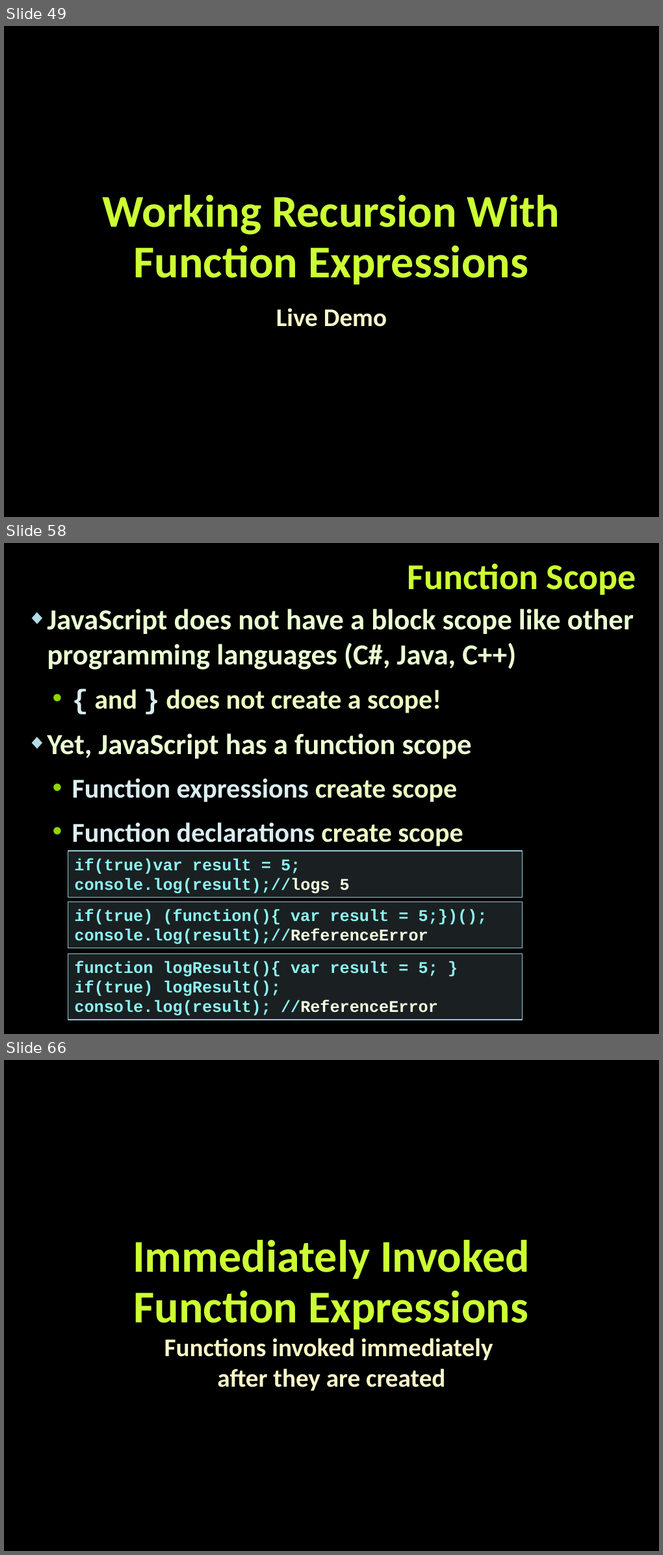
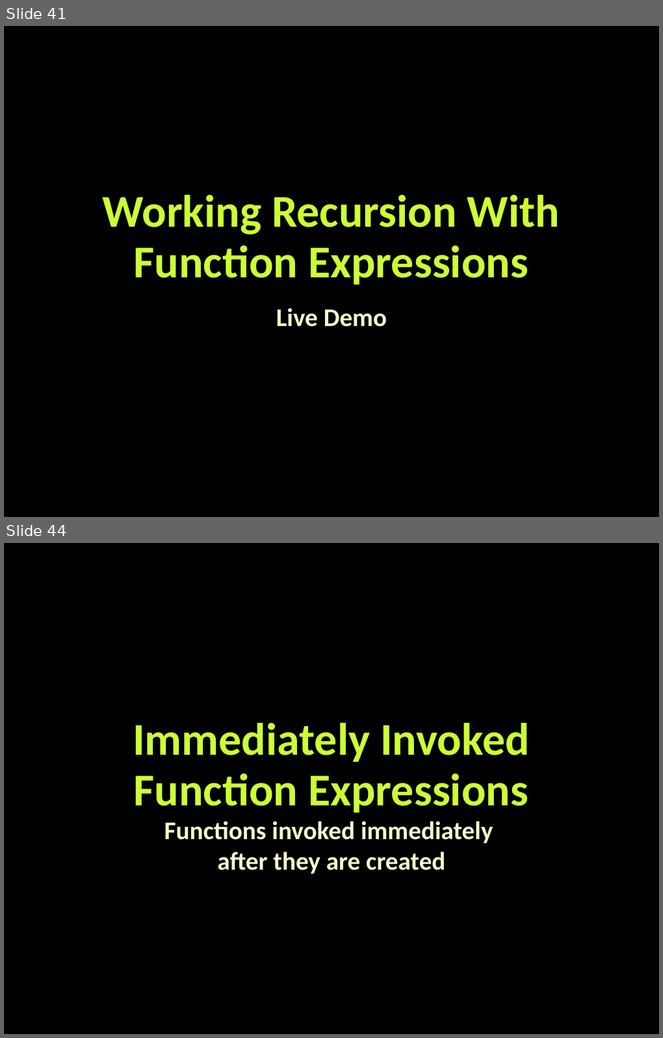
Before and after one commit to tddold/Telerik-Academy, a slide deck: Web Design &UI/4. JS OOP/Presentacions/Functions-and-function-expressions.pptx. Shown one above the other, each under a label of ours: slides 49, 58 and 66 before the commit, slides 41 and 44 after it; the slides between them are not shown. The pictures are 663x1555 and 663x1038 pixels, drawn with LibreOffice and Linux fonts; fonts in the diff are those of the drawing; background and template pictures are left out. Boxes give left, top, right and bottom in pixels: in the first picture for what was removed or moved away, otherwise in the second. Text is boxed around its words. In the diff, an @@ line names an element or a change of style, - is before the commit and + after.

```diff
--- a/Web Design &UI/4. JS OOP/Presentacions/Functions-and-function-expressions.pptx
+++ b/Web Design &UI/4. JS OOP/Presentacions/Functions-and-function-expressions.pptx
@@ slide 58 removed at bbox=[4, 543, 659, 1034], background picture (left out) @@
@@ title removed at bbox=[407, 563, 636, 595] @@
-Function Scope
@@ text removed at bbox=[47, 609, 634, 847] @@
-◆ JavaScript does not have a block scope like other programming languages (C#, Java, C++)
-  • { and } does not create a scope!
-◆ Yet, JavaScript has a function scope
-  • Function expressions create scope
-  • Function declarations create scope
@@ rectangle removed at bbox=[68, 851, 523, 897] @@
-if(true)var result = 5;
-console.log(result);//logs 5
@@ rectangle removed at bbox=[68, 902, 523, 949] @@
-if(true) (function(){ var result = 5;})();
-console.log(result);//ReferenceError
@@ rectangle removed at bbox=[68, 954, 523, 1020] @@
-function logResult(){ var result = 5; }
-if(true) logResult();
-console.log(result); //ReferenceError
@@ what was slide 49 is now slide 41 @@
@@ what was slide 66 is now slide 44 @@
```
Also in this commit, not shown: 14 slides changed, 3 slides added, 35 other slides removed, 16 other files.
